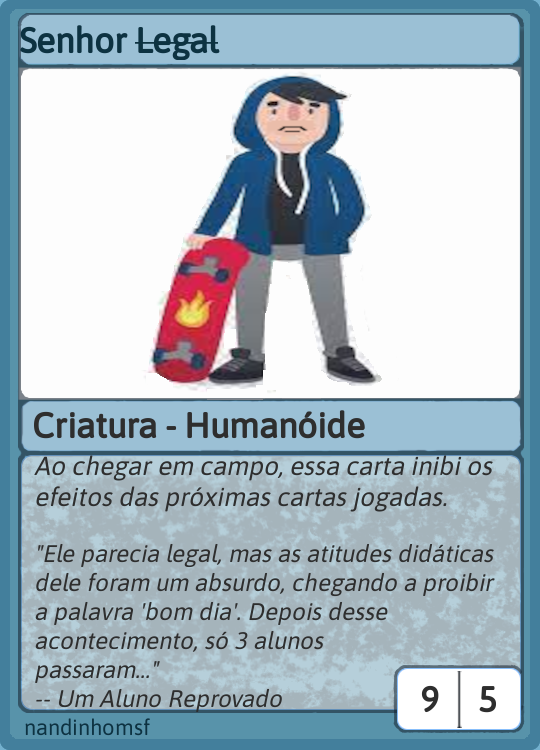
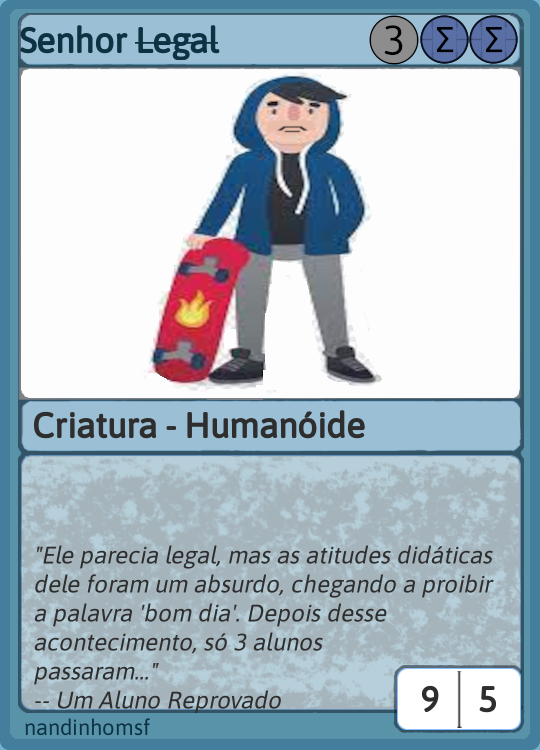
The second 540×750 image is a revision of the first. Changes to its layers:
added layer "Camada colada" above "Type Text" over bbox(369, 15, 419, 65)
painted on "Type Text" over bbox(420, 15, 518, 64)
renamed "Ao chegar em campo, essa carta..." to "...", painted on it over bbox(34, 455, 495, 713)
